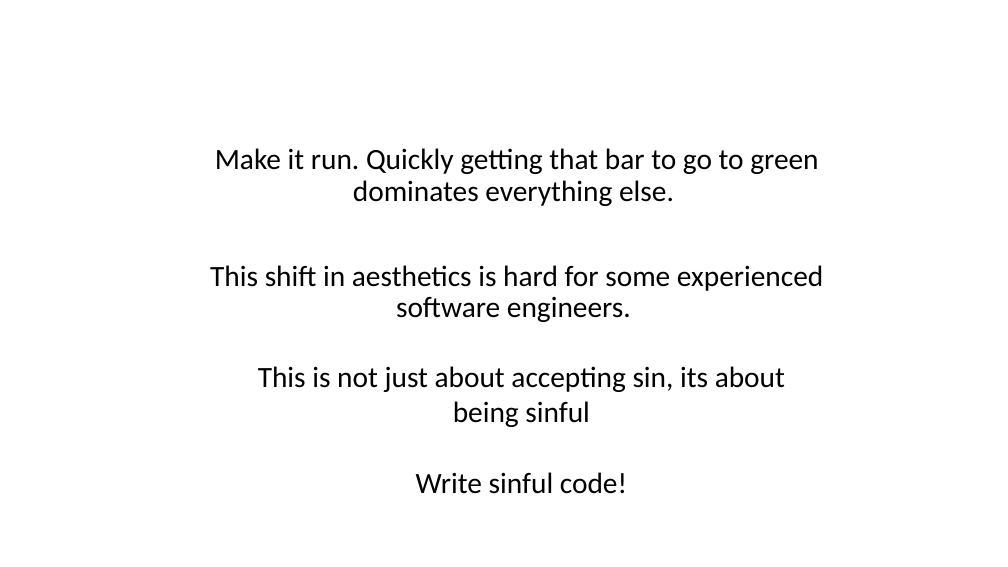
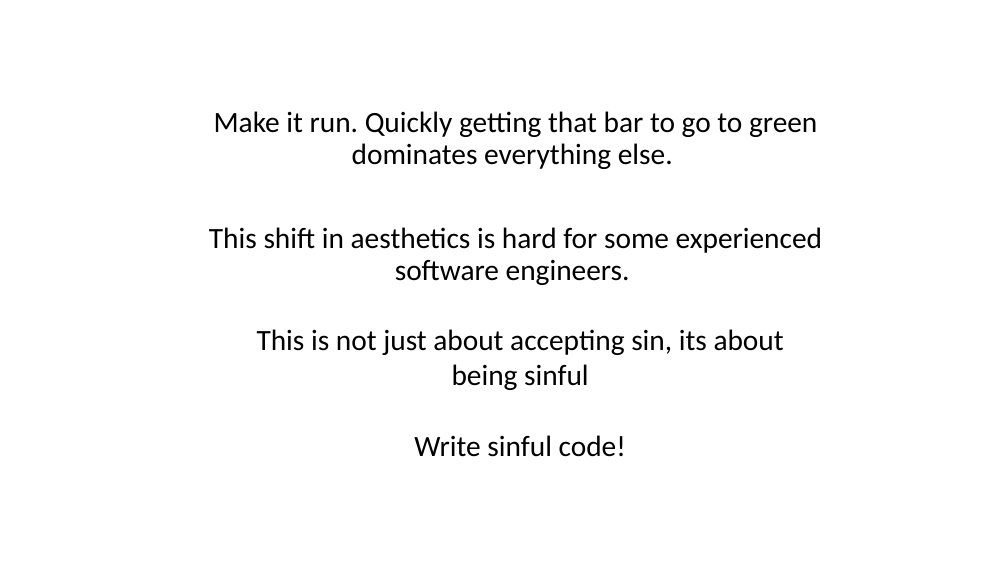
Before and after one commit to iancooper/Presentations, a slide deck: slide 51 of Kent Beck Style TDD - Seven Years After.pptx. Drawn at 1008x567 pixels with LibreOffice and Linux fonts; fonts in the diff are those of the drawing. Boxes give left, top, right and bottom in pixels: in the first picture for what was removed or moved away, otherwise in the second. Text is boxed around its words. In the diff, an @@ line names an element or a change of style, - is before the commit and + after.

```diff
--- a/Kent Beck Style TDD - Seven Years After.pptx
+++ b/Kent Beck Style TDD - Seven Years After.pptx
@@ text "Make it run. Quickly getting ..." moved from (x1=210, y1=148, x2=823, y2=322) to (x1=209, y1=111, x2=822, y2=285) @@
@@ text "This is not just about ..." moved from (x1=258, y1=366, x2=785, y2=494) to (x1=257, y1=329, x2=784, y2=457) @@
```
Also in this commit, not shown: 5 other slides changed.
